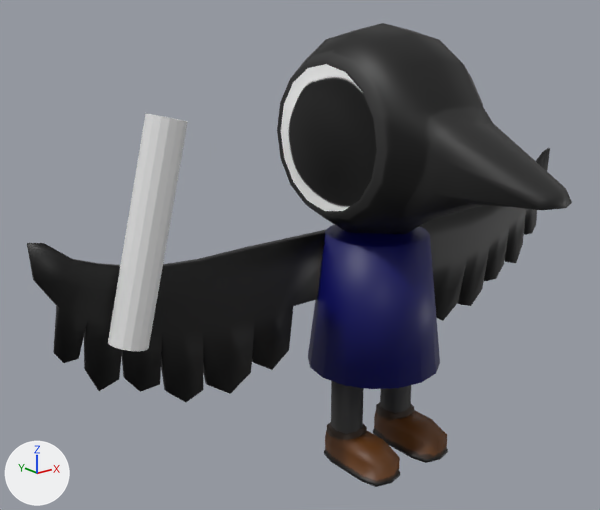
What one commit did to the glTF model Player/Model/Crow.glb.
Camera for both pictures: a 50 mm lens placed at (-5.53, -5.7, 4.63), pointed at (-0.84, 0.16, 2.28). Arrows for +X, +Y and +Z are at lower left; the lights stay in place.

The first picture shows 'Cylinder.001', 'Head', 'LegL', 'LegR', 'Torso', 'Wings'.
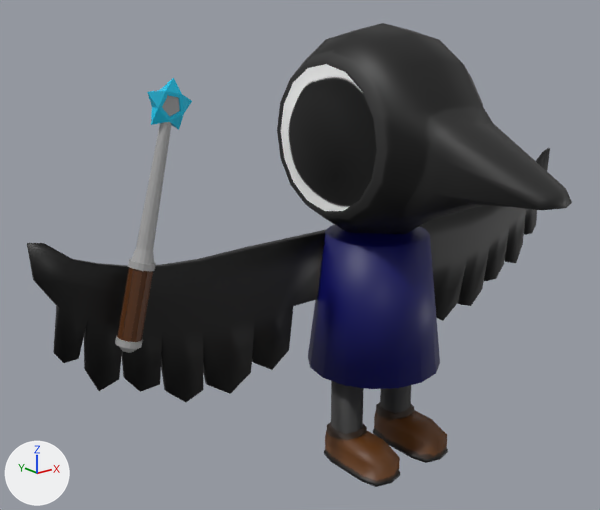
Where the change shows, as pixel boxes [x1, y1, x2, y2] in the pictures (600 x 510 px):
'Cylinder.001', deleted
    before: [108, 114, 188, 351]
'Wand', added
    after: [115, 78, 192, 353]
    faces in mat_material_001 (grey #a5a5a5): [115, 95, 180, 353]
    faces in mat_material_002 (brown #522900): [117, 267, 153, 342]
    faces in mat_material_003 (cyan #06c3e7): [147, 78, 192, 129]

Diff of the bpy script that builds the scene:
```diff
--- a/Player/Model/Crow.glb.py
+++ b/Player/Model/Crow.glb.py
@@ mat_material_001 @@
+mat_material_001 = principled_material('Material.001')
+mat_material_001.base_color = (0.374, 0.374, 0.374)  # grey #a5a5a5
@@ mat_material_003 @@
+mat_material_003 = principled_material('Material.003')
+mat_material_003.base_color = (0.00168, 0.543, 0.8)  # cyan #06c3e7
@@ mat_material_002 @@
+mat_material_002 = principled_material('Material.002')
+mat_material_002.base_color = (0.085, 0.0227, 0.0)  # brown #522a00
@@ me_cylinder_010 @@
+me_cylinder_010.from_pydata(...)  # 247 vertices, 486 faces; spans x -2.76..-1.95, y 0.06..0.28, z 1.79..4.0
+# faces by material slot: [362, 64, 60]
+me_cylinder_010.materials.append(mat_material_001)  # grey #a5a5a5
+me_cylinder_010.materials.append(mat_material_002)  # brown #522a00
+me_cylinder_010.materials.append(mat_material_003)  # cyan #06c3e7
@@ ob_cylinder_001 @@
-ob_cylinder_001 = bpy.data.objects.new('Cylinder.001', me_cylinder_009)
-ob_cylinder_001.location = (0.0, 0.0, 0.0)
@@ ob_wand @@
+ob_wand = bpy.data.objects.new('Wand', me_cylinder_010)
+ob_wand.location = (0.0, 0.0, 0.0)
```
